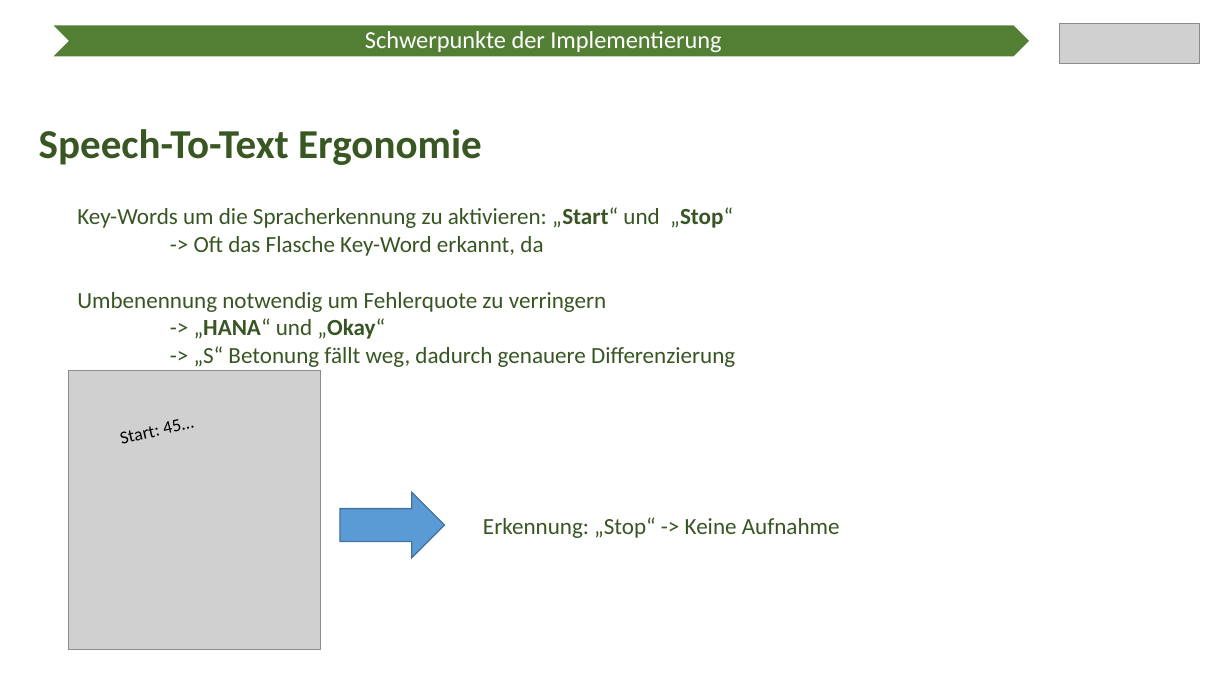
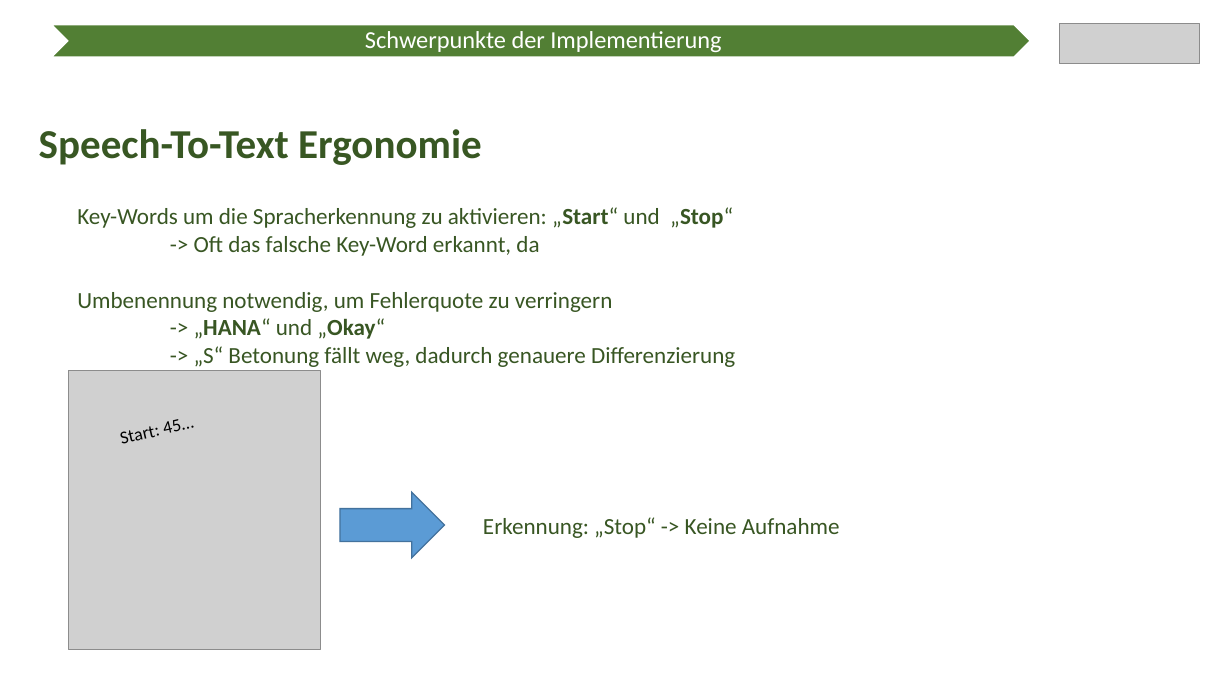
Before and after one commit to Ratoh/SAPLEXA, a slide deck: slide 7 of CavallaroAngelo/Präsentation Wahlmodulvorstellung/SAPlexa Präsentation.pptx (slide 6 before the commit). Drawn at 1232x693 pixels with LibreOffice and Linux fonts; fonts in the diff are those of the drawing; grey boxes stand for pictures. Boxes give left, top, right and bottom in pixels: in the first picture for what was removed or moved away, otherwise in the second. Text is boxed around its words. In the diff, an @@ line names an element or a change of style, - is before the commit and + after.

```diff
--- a/CavallaroAngelo/Präsentation Wahlmodulvorstellung/SAPlexa Präsentation.pptx
+++ b/CavallaroAngelo/Präsentation Wahlmodulvorstellung/SAPlexa Präsentation.pptx
@@ text at [77, 236, 613, 312]: text changed @@
--> Oft das Flasche Key-Word erkannt, da
-Umbenennung notwendig um Fehlerquote zu verringern
+-> Oft das falsche Key-Word erkannt, da
+Umbenennung notwendig, um Fehlerquote zu verringern
```
Also in this commit, not shown: 6 other slides changed, 3 slides added.
